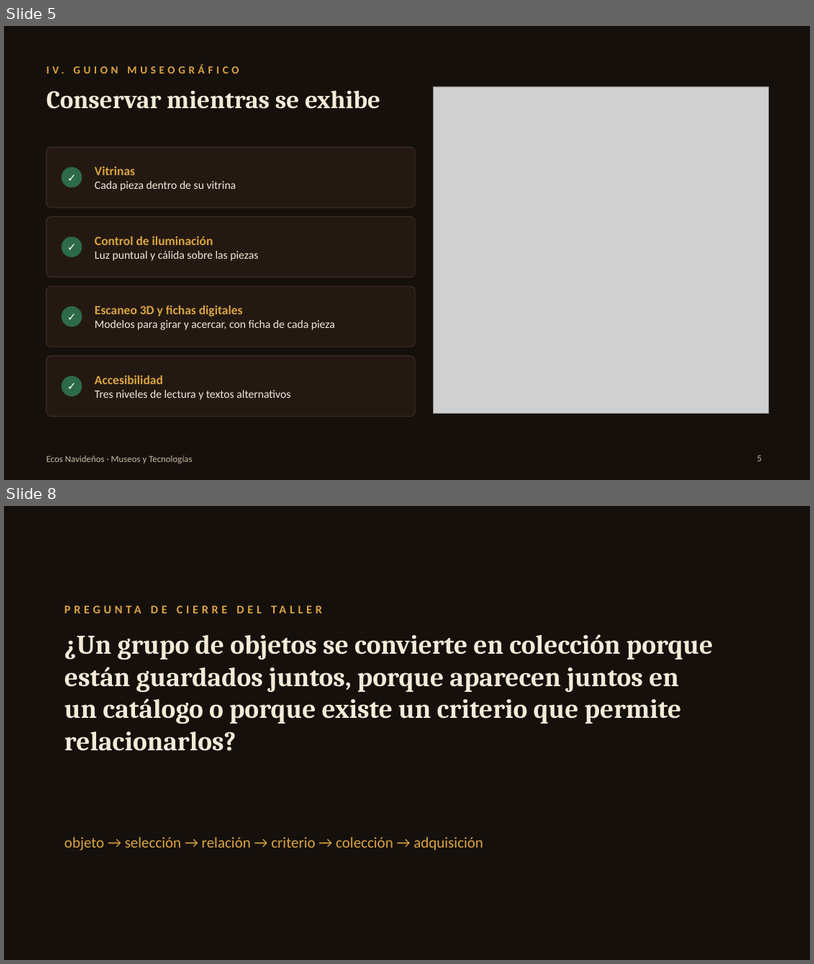
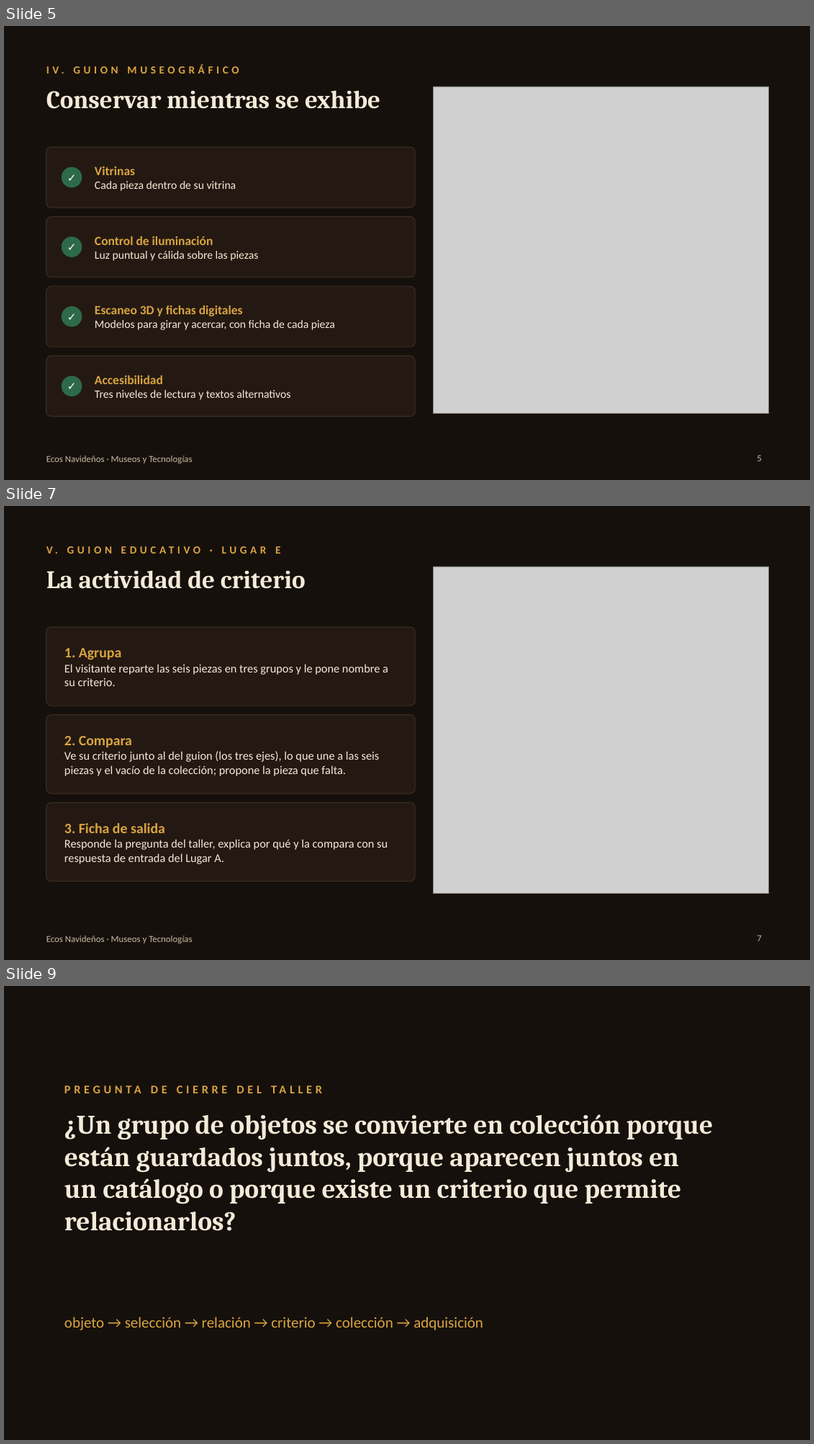
Before and after one commit to laurarobayo121/museos, a slide deck: Presentacion_Ecos_Navidenos.pptx. Shown one above the other, each under a label of ours: slides 5 and 8 before the commit, slides 5, 7 and 9 after it; the slides between them are not shown. The pictures are 814x964 and 814x1444 pixels, drawn with LibreOffice and Linux fonts; fonts in the diff are those of the drawing; grey boxes stand for pictures. Boxes give left, top, right and bottom in pixels: in the first picture for what was removed or moved away, otherwise in the second. Text is boxed around its words. In the diff, an @@ line names an element or a change of style, - is before the commit and + after.

```diff
--- a/Presentacion_Ecos_Navidenos.pptx
+++ b/Presentacion_Ecos_Navidenos.pptx
@@ slide 7 added at bbox=[4, 506, 810, 960], background #16100C; not listed: 1 template element that a slide beside it also shows @@
@@ text added at bbox=[46, 546, 126, 554], 13 pt, text #D9A441, bold @@
+V. GUION EDUCATIVO · LUGAR E
@@ text added at bbox=[46, 570, 306, 589], 30 pt, text #F4EAD8, bold @@
+La actividad de criterio
@@ picture added at bbox=[434, 566, 769, 893] @@
@@ rounded rectangle added at bbox=[46, 627, 415, 705], fill #241912, outline #3A2C22 1 pt @@
@@ text added at bbox=[64, 648, 388, 686], 14 pt, text #F4EAD8 @@
+1. Agrupa
+El visitante reparte las seis piezas en tres grupos y le pone nombre a su criterio.
@@ rounded rectangle added at bbox=[46, 715, 415, 793], fill #241912, outline #3A2C22 1 pt @@
@@ text added at bbox=[64, 736, 380, 776], 14 pt, text #F4EAD8 @@
+2. Compara
+Ve su criterio junto al del guion (los tres ejes), lo que une a las seis piezas y el vacío de la colección; propone la pieza que falta.
@@ rounded rectangle added at bbox=[46, 803, 415, 881], fill #241912, outline #3A2C22 1 pt @@
@@ text added at bbox=[64, 823, 388, 864], 14 pt, text #F4EAD8 @@
+3. Ficha de salida
+Responde la pregunta del taller, explica por qué y la compara con su respuesta de entrada del Lugar A.
@@ page number added at bbox=[757, 934, 761, 941], 11 pt, text #C9B9A2 @@
+7
@@ what was slide 8 is now slide 9 @@
```
Also in this commit, not shown: 3 slides changed.
